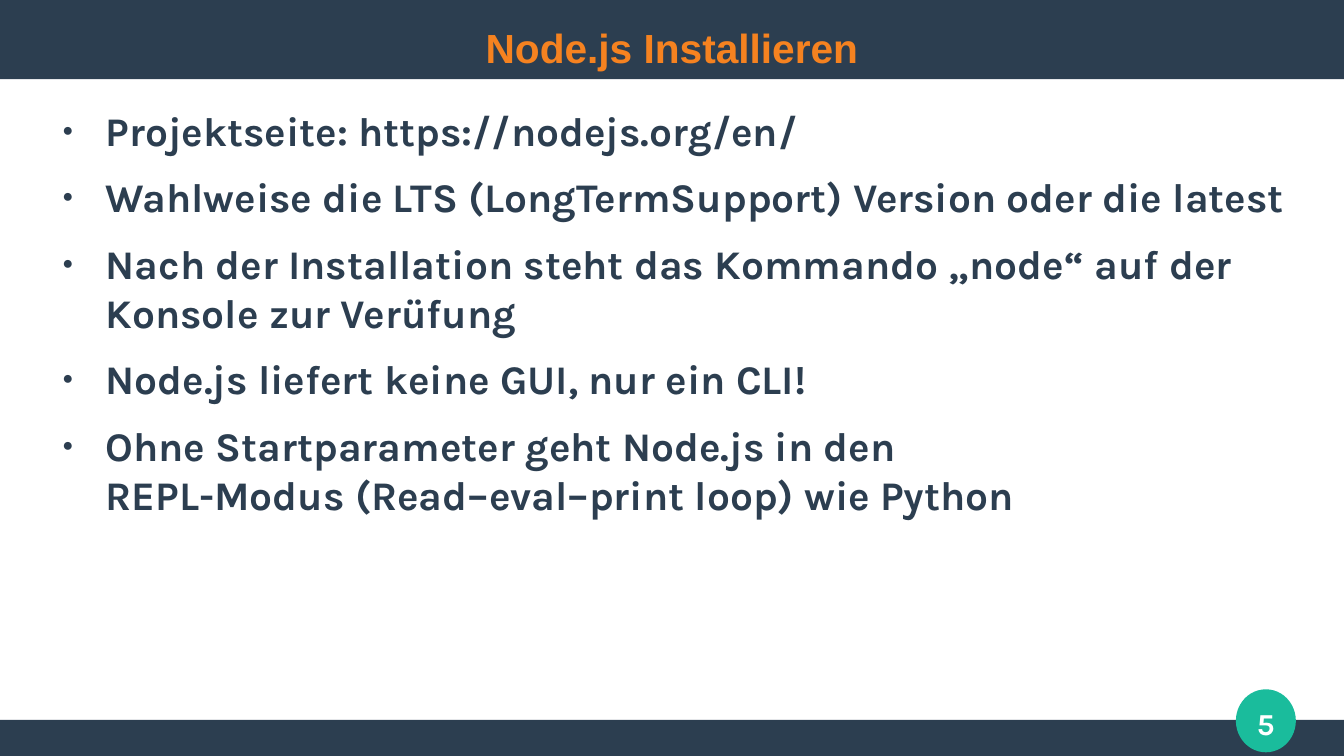
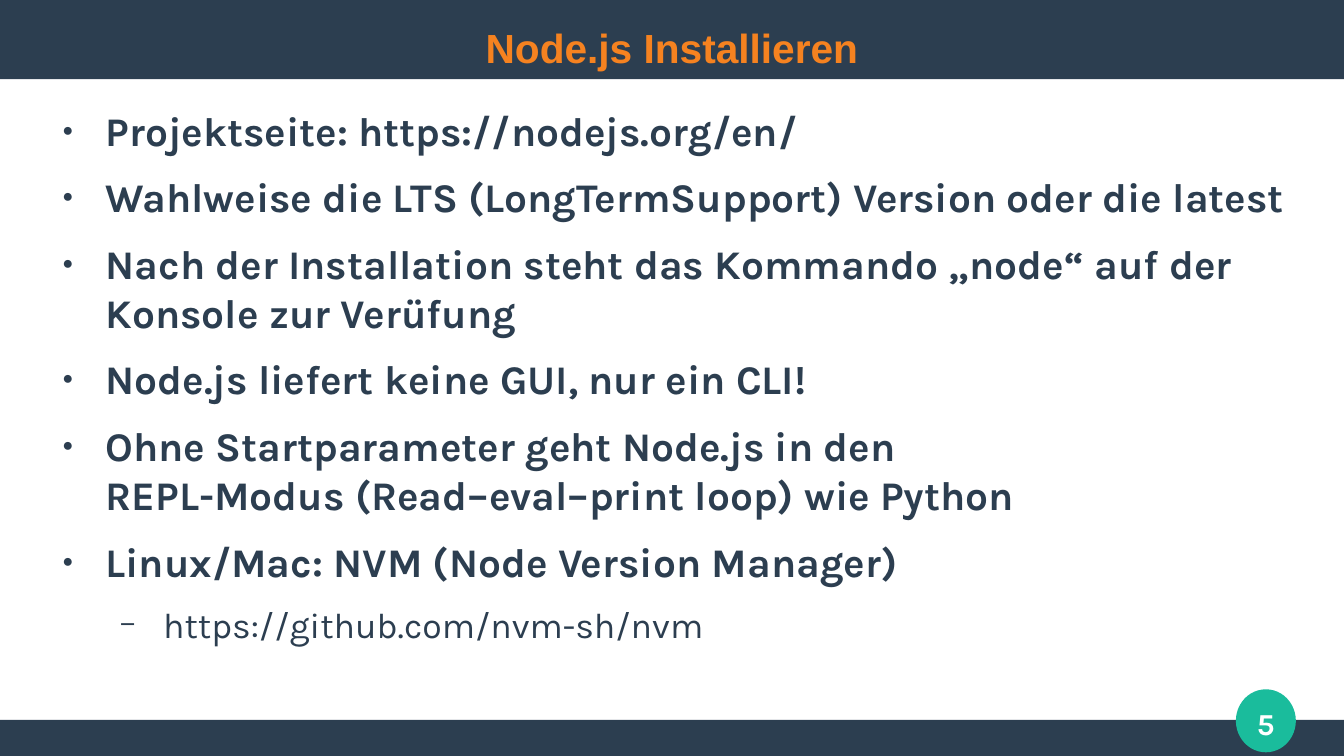
Before and after one commit to ghandmann/HS-AlbSig-WebAnwendungen2, a slide deck: slide 5 of Kapitel/01_Nodejs.odp. Drawn at 1344x756 pixels with LibreOffice and Linux fonts; fonts in the diff are those of the drawing. Boxes give left, top, right and bottom in pixels: in the first picture for what was removed or moved away, otherwise in the second. Text is boxed around its words. In the diff, an @@ line names an element or a change of style, - is before the commit and + after.

Commit message:
mention nvm

```diff
--- a/Kapitel/01_Nodejs.odp
+++ b/Kapitel/01_Nodejs.odp
@@ text at (106, 546, 898, 647): paragraphs added @@
+● Linux/Mac: NVM (Node Version Manager)
+  − https://github.com/nvm-sh/nvm
```
